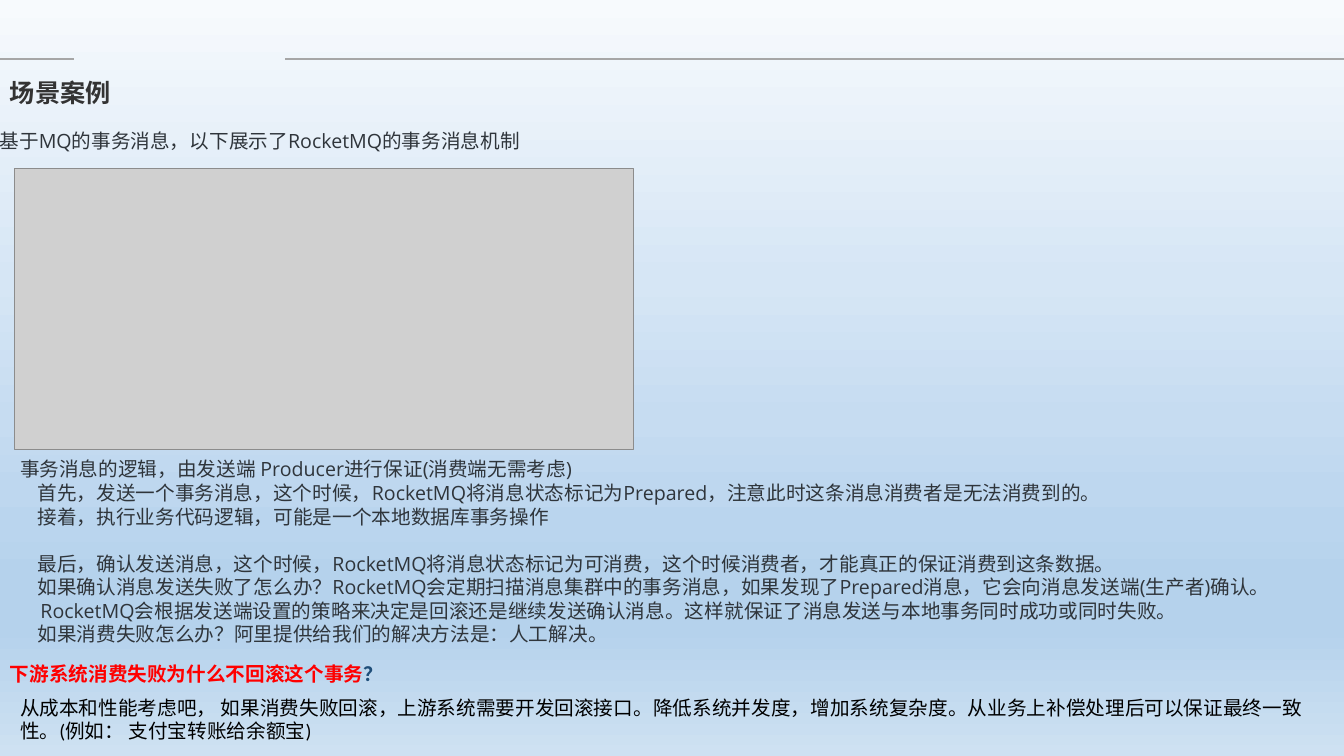
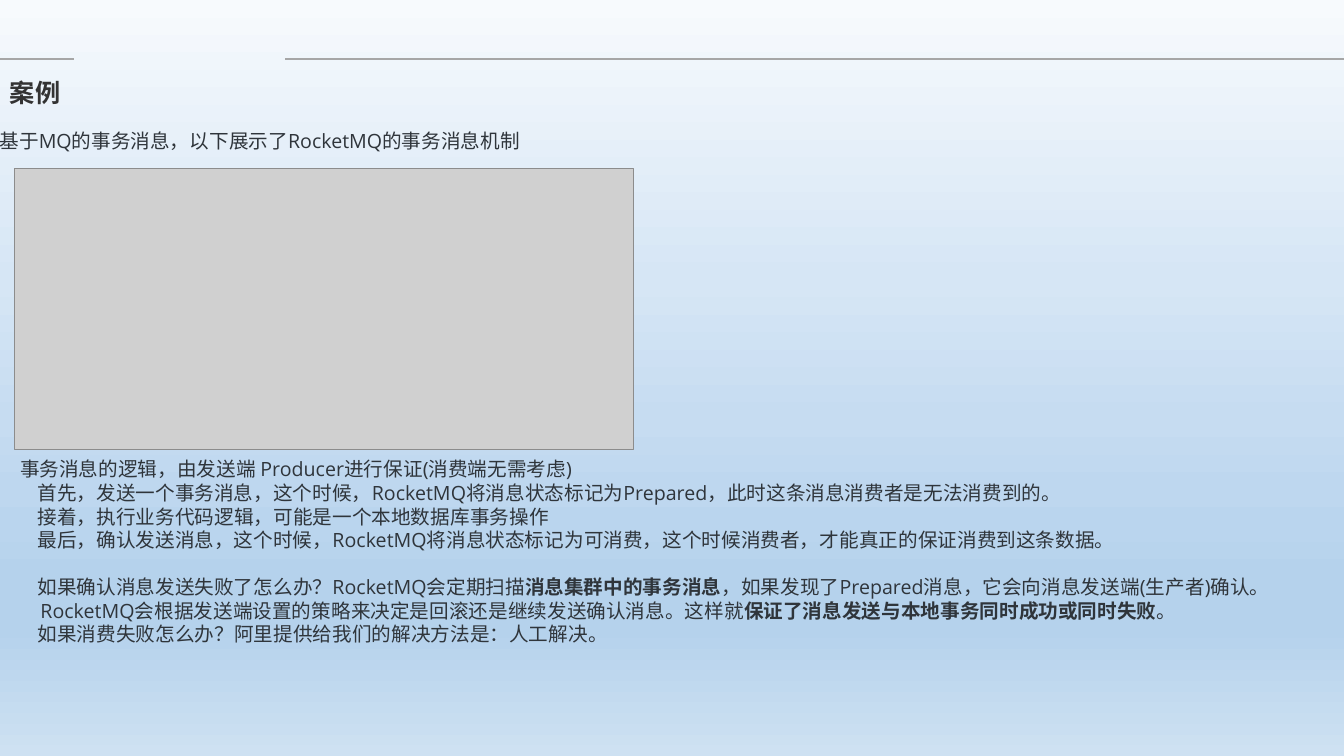
Before and after one commit to Heffie199/zhao_Note, a slide deck: slide 9 of 分布式事务的解决方案 .pptx. Drawn at 1344x756 pixels with LibreOffice and Linux fonts; fonts in the diff are those of the drawing; grey boxes stand for pictures; background and template pictures are left out. Boxes give left, top, right and bottom in pixels: in the first picture for what was removed or moved away, otherwise in the second. Text is boxed around its words. In the diff, an @@ line names an element or a change of style, - is before the commit and + after.

```diff
--- a/分布式事务的解决方案 .pptx
+++ b/分布式事务的解决方案 .pptx
@@ text at (10,80,60,104): text changed @@
-场景案例
+案例
@@ text at (38,483,1061,505): text changed @@
-首先，发送一个事务消息，这个时候，RocketMQ将消息状态标记为Prepared，注意此时这条消息消费者是无法消费到的。
+首先，发送一个事务消息，这个时候，RocketMQ将消息状态标记为Prepared，此时这条消息消费者是无法消费到的。
@@ text at (38,577,1270,622): bold on in "如果确认消息发送失败了怎么办？RocketMQ会定期扫描消息集群中的事务消息，如果发现了Prepared消息，它会向消息 ...", "RocketMQ会根据发送端设置的策略来决定是回滚还是继续发送确认消息。这样就保证了消息发送与本地事务同时成功或同时失败 ..." @@
@@ text removed at (10,664,383,683) @@
-下游系统消费失败为什么不回滚这个事务？
@@ text removed at (20,698,1302,741) @@
-从成本和性能考虑吧， 如果消费失败回滚，上游系统需要开发回滚接口。降低系统并发度，增加系统复杂度。从业务上补偿处理后可以保证最终一致性。(例如： 支付宝转账给余额宝)
```
Also in this commit, not shown: 4 other slides changed, 1 other file.
